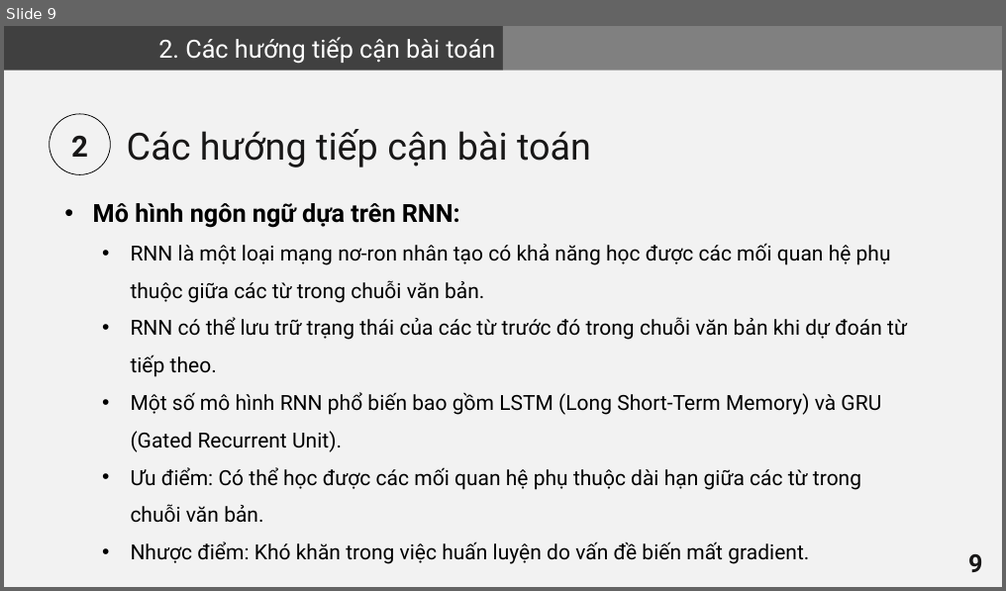
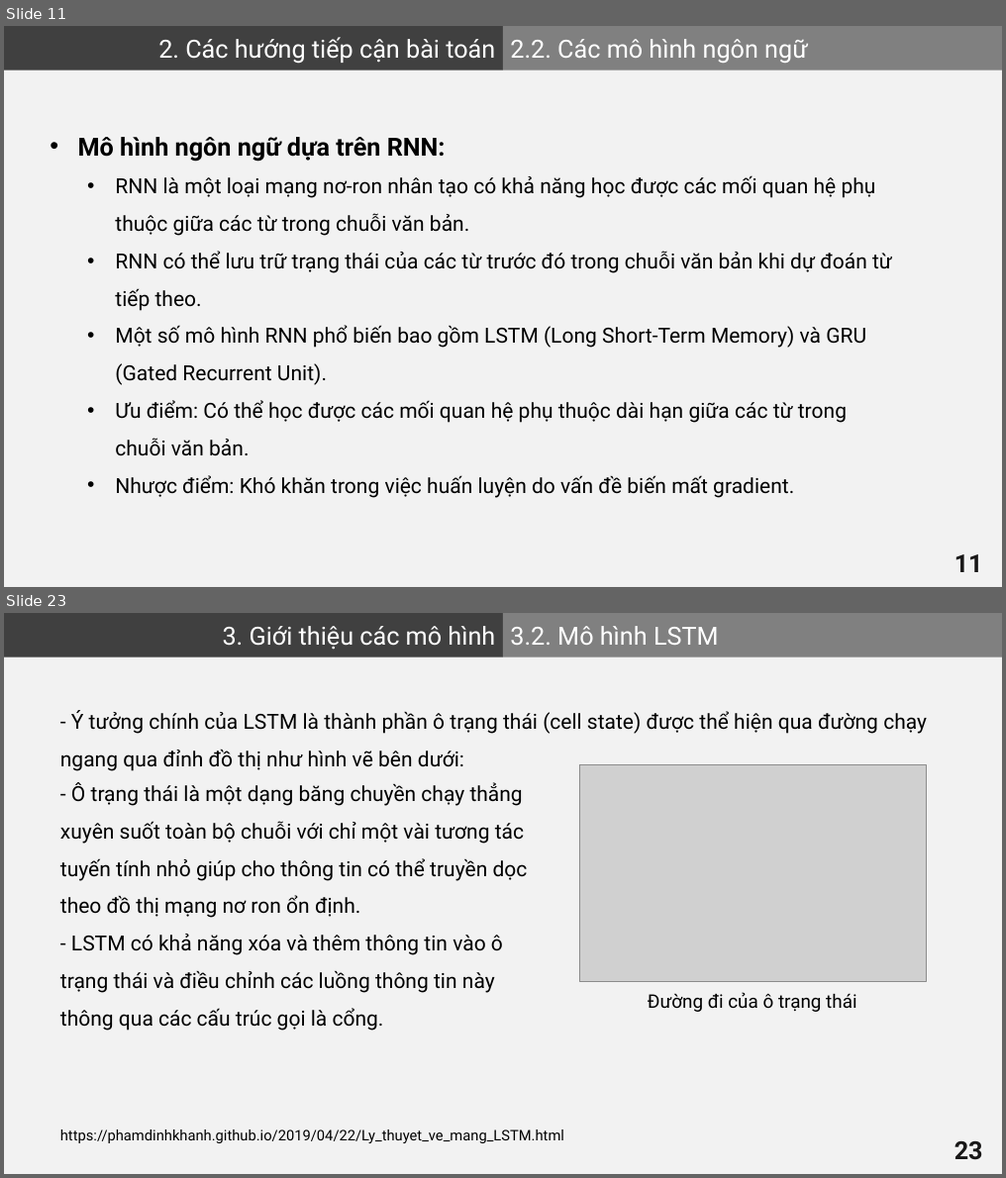
Before and after one commit to VHSkillPro/next-word-prediction, a slide deck: report.pptx. Shown one above the other, each under a label of ours: slide 9 before the commit, slides 11 and 23 after it; the slides between them are not shown. The pictures are 1006x591 and 1006x1178 pixels, drawn with LibreOffice and Linux fonts; fonts in the diff are those of the drawing; grey boxes stand for pictures. Boxes give left, top, right and bottom in pixels: in the first picture for what was removed or moved away, otherwise in the second. Text is boxed around its words. In the diff, an @@ line names an element or a change of style, - is before the commit and + after.

```diff
--- a/report.pptx
+++ b/report.pptx
@@ slide 23 added at bbox=[4, 613, 1002, 1174], background #F2F2F2 @@
@@ rectangle added at bbox=[4, 613, 503, 658], fill #404040, 24 pt, text #FFFFFF @@
+3. Giới thiệu các mô hình
@@ rectangle added at bbox=[503, 613, 1002, 658], fill #808080, 24 pt, text #FFFFFF @@
+3.2. Mô hình LSTM
@@ text added at bbox=[60, 710, 927, 771], 20 pt, text #000000 @@
+- Ý tưởng chính của LSTM là thành phần ô trạng thái (cell state) được thể hiện qua đường chạy ngang qua đỉnh đồ thị như hình vẽ bên dưới:
@@ text added at bbox=[60, 782, 528, 1031], 20 pt, text #000000 @@
+- Ô trạng thái là một dạng băng chuyền chạy thẳng xuyên suốt toàn bộ chuỗi với chỉ một vài tương tác tuyến tính nhỏ giúp cho thông tin có thể truyền dọc theo đồ thị mạng nơ ron ổn định.
+- LSTM có khả năng xóa và thêm thông tin vào ô trạng thái và điều chỉnh các luồng thông tin này thông qua các cấu trúc gọi là cổng.
@@ picture added at bbox=[579, 765, 926, 982] @@
@@ text added at bbox=[648, 992, 856, 1012], 18 pt, text #000000 @@
+Đường đi của ô trạng thái
@@ text added at bbox=[60, 1130, 564, 1144], 14 pt, text #000000 @@
+https://phamdinhkhanh.github.io/2019/04/22/Ly_thuyet_ve_mang_LSTM.html
@@ page number added at bbox=[954, 1142, 983, 1160], 24 pt, text #181717, bold @@
+23
@@ what was slide 9 is now slide 11 @@
@@ slide 11 changed as well @@
@@ text in rectangle at bbox=[510, 39, 808, 63]: text added @@
+2.2. Các mô hình ngôn ngữ
@@ text "Mô hình ngôn ngữ dựa ...": place and size @@
-text "Mô hình ngôn ngữ dựa ..." at bbox=[93, 203, 907, 565]
+text "Mô hình ngôn ngữ dựa ..." at bbox=[78, 137, 892, 498]
@@ ellipse removed at bbox=[49, 114, 110, 174] @@
@@ text removed at bbox=[71, 135, 88, 157] @@
-2
@@ text removed at bbox=[127, 129, 591, 168] @@
-Các hướng tiếp cận bài toán
@@ page number at bbox=[954, 555, 983, 572]: text changed @@
-9
+11
```
Also in this commit, not shown: 12 other slides changed, 28 other slides added.
